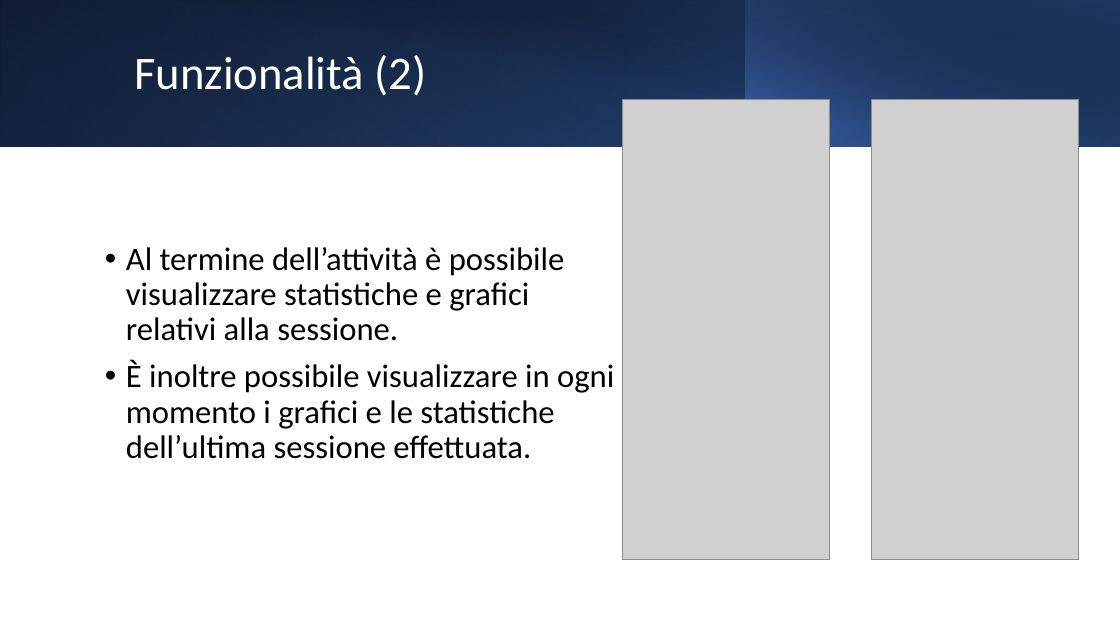
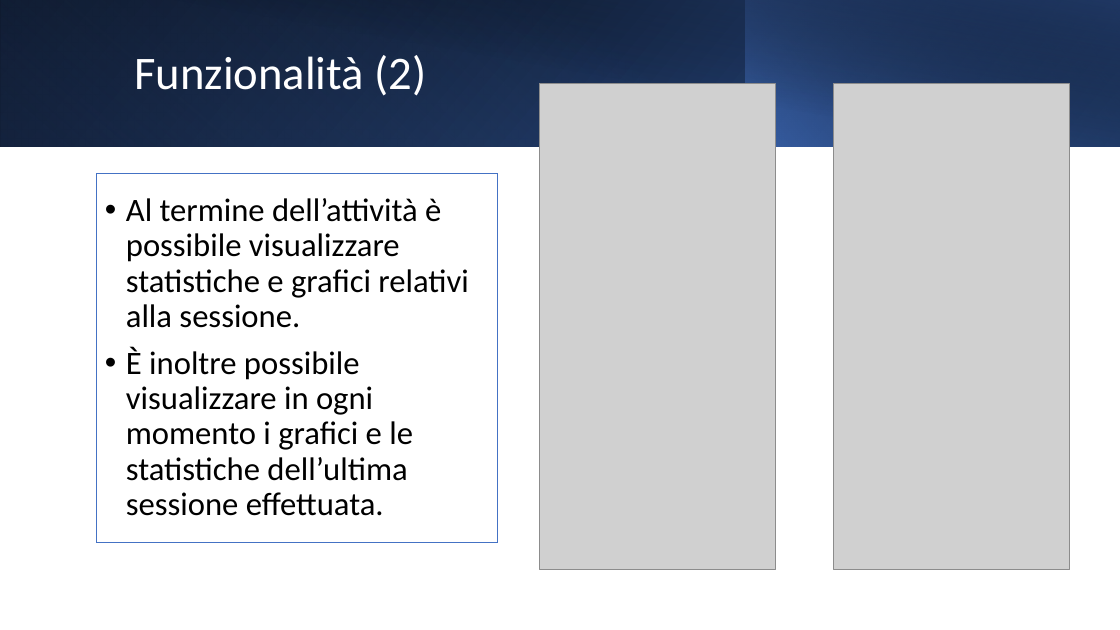
Before and after one commit to Alby-C/MA-IoT, a slide deck: slide 4 of BikeActivity.pptx. Drawn at 1120x630 pixels with LibreOffice and Linux fonts; fonts in the diff are those of the drawing; grey boxes stand for pictures. Boxes give left, top, right and bottom in pixels: in the first picture for what was removed or moved away, otherwise in the second. Text is boxed around its words. In the diff, an @@ line names an element or a change of style, - is before the commit and + after.

```diff
--- a/BikeActivity.pptx
+++ b/BikeActivity.pptx
@@ picture: place and size @@
-picture at [623,99,830,560]
+picture at [539,84,776,570]
@@ picture: place and size @@
-picture at [872,99,1080,560]
+picture at [833,84,1070,570]
@@ text "Al termine dell’attività è possibile ...": place and size @@
-text "Al termine dell’attività è possibile ..." at [126,247,614,459]
+text "Al termine dell’attività è possibile ..." at [97,174,497,543]
@@ text "Al termine dell’attività è possibile ..." at [97,174,497,543]: fill none to #FFFFFF; outline none to #4472C4 1 pt @@
```
Also in this commit, not shown: 5 other slides changed, 8 slides added.
